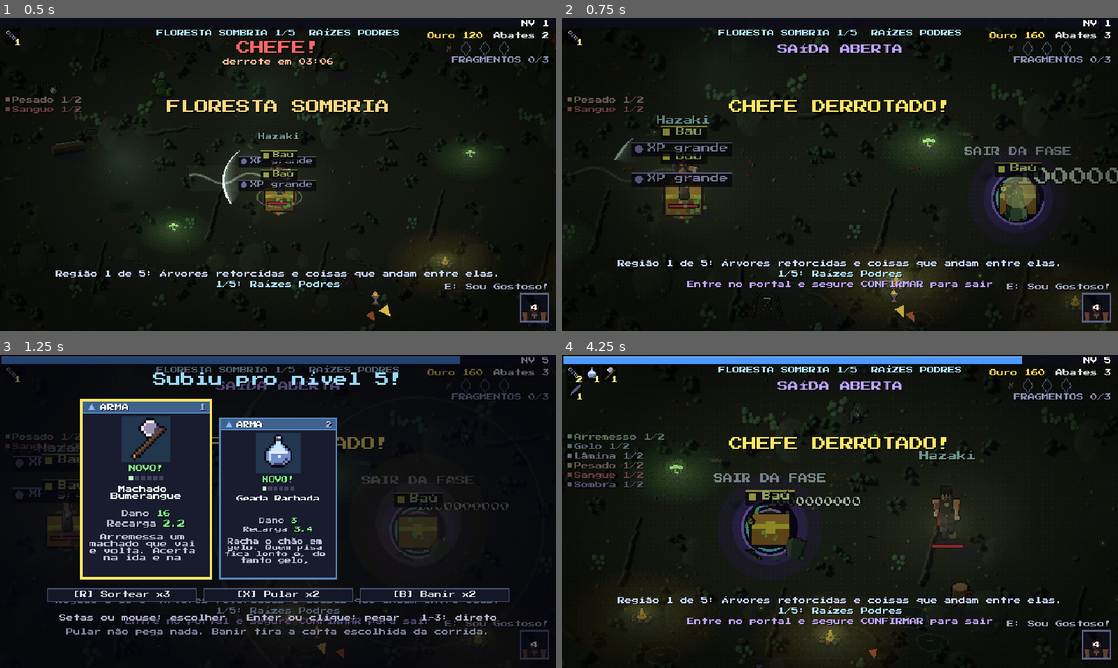
Above: before the commit, frames 1-4 (two rows, left to right).
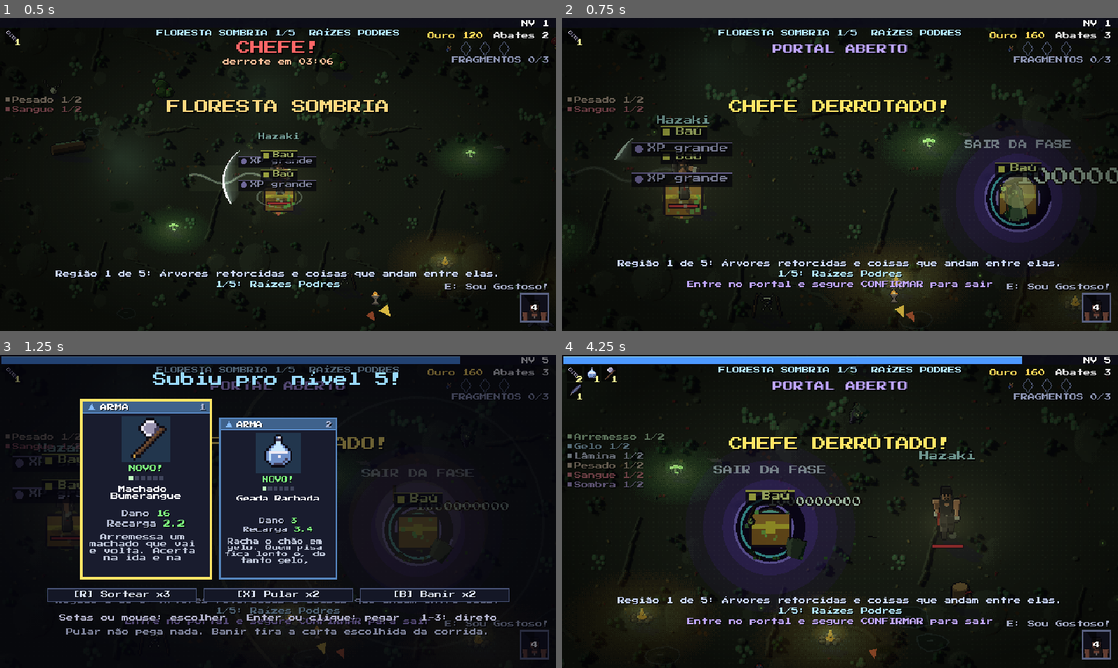
Above: after the commit, the same moments.

Repository: brenoalmeidatec/KIKIU-Survival
Game: Godot game, scene res://testes/prorrogacao.tscn
Same seed, same stepped clock (60 frames per second), same inputs: the game is played once before the commit and once after it. This scene is started directly instead of the project's main scene.
Inputs (mouse positions are in pixels of both pictures, inside the frame that each line leads up to):
- Up to frame 1 (0.5 s): no input
- Up to frame 2 (0.75 s): tap Enter at 0.5 s; move the mouse to (962, 158) at 0.52 s; hold D from 0.53 s (still down); tap 1 at 0.6 s; click (962, 158) at 0.67 s
- Up to frame 3 (1.25 s): keep holding D; tap Space at 0.77 s
- Up to frame 4 (4.25 s): release D at 1.25 s; drag from (728, 527) to (812, 574) at 1.27 s; tap Space at 2, 3.77 s; move the mouse to (895, 442) at 2.02 s; hold D 2.03-2.75 s; tap Enter at 2.1, 2.75 s; drag from (812, 574) to (673, 464) at 2.77 s; move the mouse to (1006, 558) at 3.52 s; hold A from 3.53 s (still down); tap Backspace at 3.6 s

Frame 1 is identical in both runs. In frame 2, 4.0% of the frame differs, in the area x 37-92%, y 8-77%; in frame 3, 0.9%; in frame 4, 5.7%, in the area x 25-63%, y 8-77%.

Commit message:
Marco A do #112: conferência visual do cronômetro, prorrogação e portal de saída; LOGBOOK
Co-Authored-By: Claude Opus 5.5 <noreply@anthropic.com>

Diff:
--- a/jogos/hordas/projeto/scripts/hordas/hud.gd
+++ b/jogos/hordas/projeto/scripts/hordas/hud.gd
@@ -194,7 +194,7 @@
 			rotulo_fase = "%s %d/%d  %s" % [str(fa.regiao_nome).to_upper(), int(fa.andar_regiao) + 1, int(Dados.json("regioes").get("fases_por_regiao", 5)), str(fa.get("nome", "")).to_upper()]
 		_txt(Vector2(0, 21), rotulo_fase, 8, Color(0.7, 0.9, 1), HORIZONTAL_ALIGNMENT_CENTER, W, true)
 		if df.saida_leve:
-			_txt(Vector2(0, 42), "SAÍDA ABERTA", 12, Color(0.75, 0.65, 1), HORIZONTAL_ALIGNMENT_CENTER, W)
+			_txt(Vector2(0, 42), "PORTAL ABERTO", 12, Color(0.75, 0.65, 1), HORIZONTAL_ALIGNMENT_CENTER, W)
 		elif df.pror_ativa():   # prorrogação (#112): o cronômetro sobe e a cada degrau fica mais difícil e paga mais ouro
 			var pt: float = df.pror_t()
 			_txt(Vector2(0, 42), "+%02d:%02d" % [int(pt) / 60, int(pt) % 60], 16, Interface.cor("alerta"), HORIZONTAL_ALIGNMENT_CENTER, W)
--- a/jogos/hordas/projeto/scripts/hordas/main.gd
+++ b/jogos/hordas/projeto/scripts/hordas/main.gd
@@ -1685,6 +1685,33 @@
 			else:
 				_arena.loja.abrir(_arena.sortear_cartas(Sorte.criar("loja", 3)))
 			await get_tree().create_timer(float(_args.get("espera", 0.5)), true, false, true).timeout
+		"prorrogacao", "saida":   # #112: HUD do cronômetro (--pror=N segundos de prorrogação, 0 = janela do chefe) e o portal de saída; "saida" aceita --seq=t1,t2 (s reais) com --entrar pra ver a sucção e o clarão
+			_comecar("hazaki")
+			await get_tree().create_timer(0.5, true, false, true).timeout
+			_arena.bot = false
+			_arena.jogador.bot = false
+			_arena.jogador.invencivel = 999.0
+			_arena.inimigos.limpar()
+			var dr = _arena.diretor
+			var fa: Dictionary = dr.fases()[dr.fase_idx]
+			dr.final_chamado = true
+			dr.chefe_fase = str(fa.get("chefe", ""))
+			var base_t := float(fa.get("duracao", 600)) + float(Dados.json("prorrogacao").get("janela_chefe", 120.0))
+			if qual == "prorrogacao":
+				dr.t_fase = base_t + float(_args.get("pror", 23.0)) if _args.has("pror") else base_t - 95.0
+				for i in 25:
+					_arena.inimigos.criar("trojan", _arena.jogador.position + Vector2(randf_range(-200, 200), randf_range(-120, 120)), 1)
+			else:
+				dr.t_fase = base_t - 20.0
+				_arena.abrir_saida(_arena.jogador.position + Vector2(70, -10))
+				if _args.has("entrar"):
+					_arena.jogador.position += _arena.saida.pos - _arena.jogador.centro() + Vector2(0, 6)
+					_arena.saida.bot_segurar = true
+				if _args.has("seq"):
+					await _fotos_seq("saida", str(_args.seq))
+					get_tree().quit()
+					return
+			await get_tree().create_timer(float(_args.get("espera", 0.8)), true, false, true).timeout
 		"entrada_chefe":   # placa do chefe no meio da entrada: --espera=N segundos reais depois que ele nasce (padrão 1)
 			_comecar("hazaki")
 			await get_tree().create_timer(0.3, true, false, true).timeout
--- a/jogos/hordas/projeto/scripts/hordas/saida.gd
+++ b/jogos/hordas/projeto/scripts/hordas/saida.gd
@@ -12,6 +12,7 @@
 var pos := Vector2.ZERO
 var seg := 0.0               # quanto já segurou (0 a segurar)
 var saindo := false          # a sucção começou
+var bot_segurar := false     # teste de imagem: segura sozinho sem ser robô
 var pronto := false          # online: já fui sugado e espero os outros
 var _t := 0.0
 var _suc := 0.0
@@ -92,8 +93,8 @@
 		_succao(dt, j)
 	elif not arena.caido and not arena.duelo_ativo:
 		var dentro := dentro_do_portal(j.centro(), pos, float(cfg().get("raio", 34.0)))
-		var segurando: bool = arena.bot or Input.is_action_pressed("confirmar")
-		seg =avancar(seg, dentro, segurando, dt, float(cfg().get("segurar", 1.0)))
+		var segurando: bool = arena.bot or bot_segurar or Input.is_action_pressed("confirmar")
+		seg = avancar(seg, dentro, segurando, dt, float(cfg().get("segurar", 1.0)))
 		if seg >= float(cfg().get("segurar", 1.0)):
 			saindo = true
 			_suc = 0.0
@@ -121,11 +122,11 @@
 	_flash = float(cfg().get("clarao", 0.35))
 	_cobre.color.a = 1.0
 	Transicao.revelar()   # o clarão abre na cortina de losangos
+	pronto = true   # parado no portal, escondido, até a fase fechar (sem isso, o progresso cheio sugaria o herói de novo)
+	saindo = false
 	if arena.online:
-		pronto = true
 		Rede.avisar("saida", 1.0)
 	else:
-		saindo = false
 		arena.fase_completa()
 
 
@@ -135,8 +136,9 @@
 	if not aberta or pronto:
 		return
 	var pulso := 0.5 + 0.5 * sin(_t * 3.0)
-	var r := 22.0 + 2.0 * pulso
-	draw_circle(pos, r * 1.9, Color(0.35, 0.15, 0.7, 0.18))
+	var r := 28.0 + 2.5 * pulso
+	draw_circle(pos, r * 2.4, Color(0.35, 0.15, 0.7, 0.14))
+	draw_circle(pos, r * 1.9, Color(0.4, 0.2, 0.8, 0.22))
 	draw_circle(pos, r * 1.35, Color(0.45, 0.25, 0.9, 0.28))
 	draw_circle(pos, r, Color(0.05, 0.02, 0.12, 0.95))
 	for i in 4:
Not shown, changed: LOGBOOK.md
